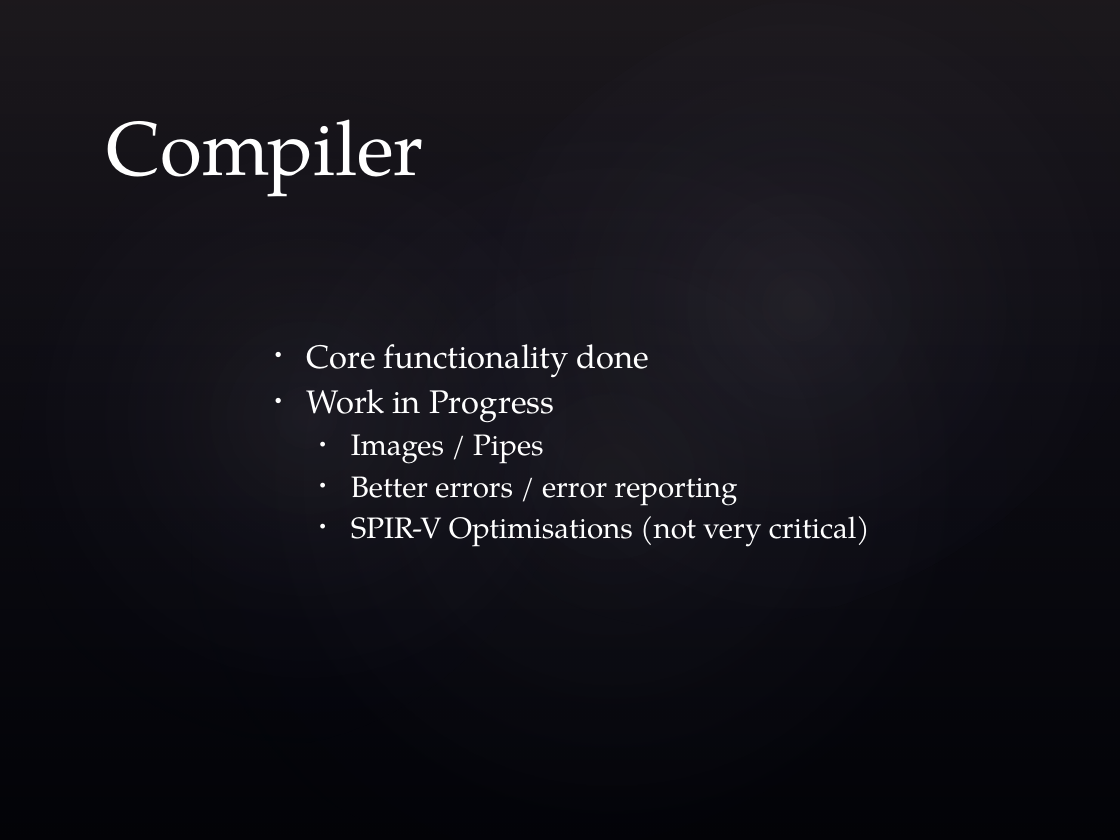
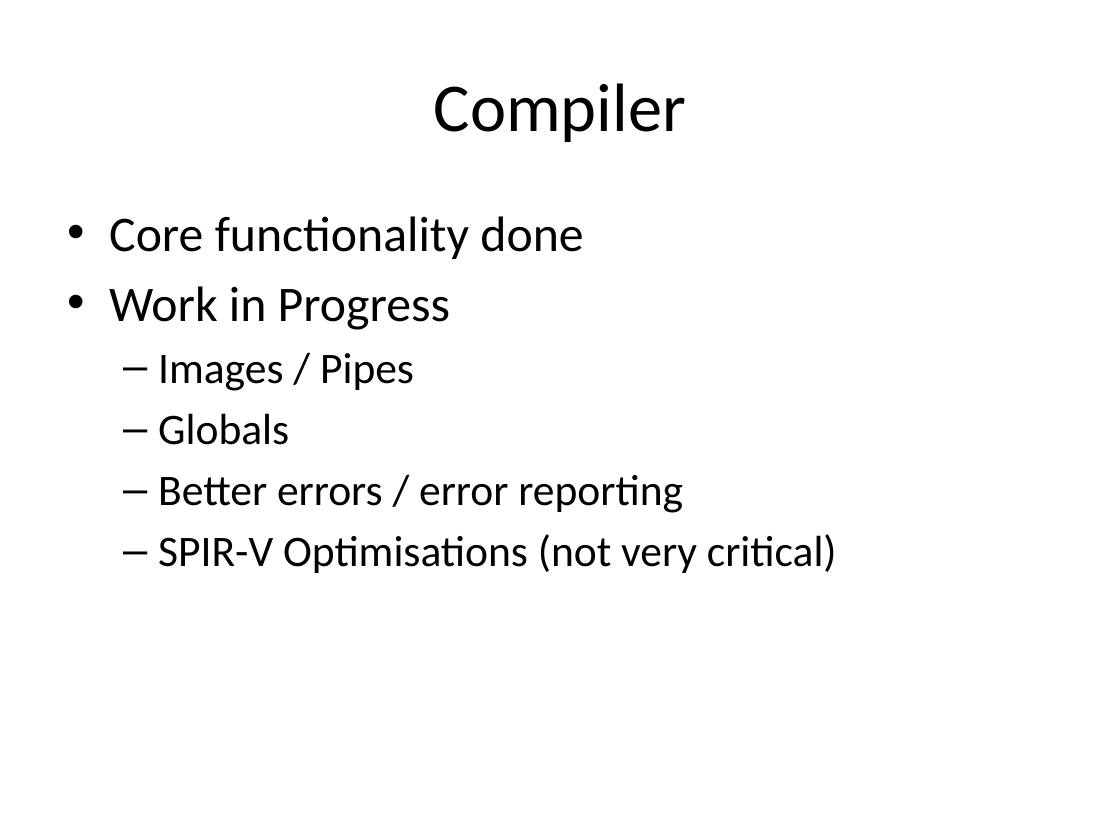
Before and after one commit to dlang/dconf.org, a slide deck: slide 9 of 2017/talks/wilson.pptx (slide 8 before the commit). Drawn at 1120x840 pixels with LibreOffice and Linux fonts; fonts in the diff are those of the drawing; background and template pictures are left out. Boxes give left, top, right and bottom in pixels: in the first picture for what was removed or moved away, otherwise in the second. Text is boxed around its words. In the diff, an @@ line names an element or a change of style, - is before the commit and + after.

```diff
--- a/2017/talks/wilson.pptx
+++ b/2017/talks/wilson.pptx
@@ background picture (left out) to #FFFFFF @@
@@ rectangle removed at bbox=[0, 0, 1120, 840] @@
@@ ellipse removed at bbox=[0, 0, 696, 840] @@
@@ ellipse removed at bbox=[51, 0, 1120, 840] @@
@@ ellipse removed at bbox=[307, 0, 1120, 761] @@
@@ title "Compiler": place and size @@
-title "Compiler" at bbox=[106, 119, 424, 197]
+title "Compiler" at bbox=[434, 83, 686, 142]
@@ title "Compiler" at bbox=[434, 83, 686, 142]: size 49 to 44 pt, font TeX Gyre Pagella to Calibri, text colour #FFFFFF to #000000; alignment left to centre; vertical alignment bottom to middle @@
@@ text "Core functionality done": place and size @@
-text "Core functionality done" at bbox=[306, 344, 870, 547]
+text "Core functionality done" at bbox=[109, 216, 837, 573]
@@ text "Core functionality done" at bbox=[109, 216, 837, 573]: vertical alignment middle to top @@
@@ text at bbox=[109, 216, 837, 573]: size 21 to 32 pt in "Core functionality done", "Work in Progress"; font TeX Gyre Pagella to Calibri, text colour #FFFFFF to #000000; size 19 to 28 pt in "Images / Pipes", "Better errors / error reporting", "SPIR-V Optimisations (not very critical)"; indent changed; more space between paragraphs; bullet • to – @@
@@ text at bbox=[158, 413, 289, 445]: paragraph added @@
+  – Globals
```
Also in this commit, not shown: 21 other slides changed, 3 slides added, 7 slides removed, 1 other file.
